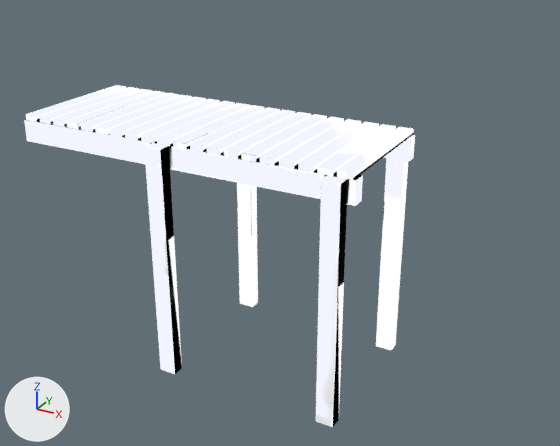
One commit to the Blender file CannonBall/CannonBall/assets/Models/Environment/Platforms/Platforms.blend: the scene before it, then after it.
Rendered twice from a 50 mm lens placed at (4.26, -11.4, 4.07), pointed at (-4.06, 3.73, -3.5). Arrows for +X, +Y and +Z are at lower left; the lights stay in place.

Script lines for the objects in view, before the commit:
```python
me_cube_003 = bpy.data.meshes.new('Cube.003')
me_cube_003.from_pydata(...)  # 224 vertices, 172 faces; spans x -6.78..0.0, y -1.53..1.61, z -4.5..0.1
me_cube_003.materials.append(mat_ao)
ob_cube_002 = bpy.data.objects.new('Cube.002', me_cube_003)
ob_cube_002.location = (0.0, 0.0, 0.0)
_m = ob_cube_002.modifiers.new('Bevel', 'BEVEL')
_m.width = 0.01
_m.width_pct = 0.01
_m.segments = 5
_m.limit_method = 'NONE'
_m.spread = 0.0
_m = ob_cube_002.modifiers.new('Triangulate', 'TRIANGULATE')
```
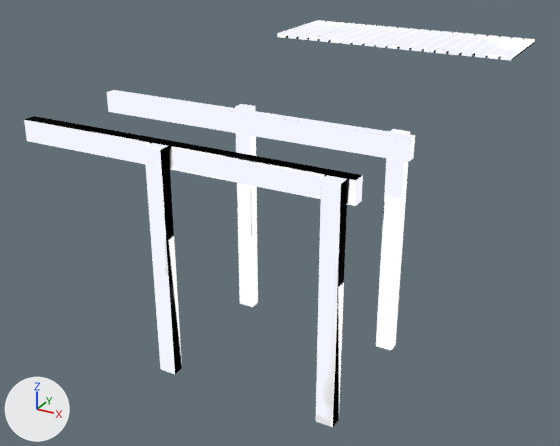
Changed parts and their boxes (x1, y1, x2, y2) in the pictures (560 x 446 px; the box of a moved part takes in the faces that stretch with it):
'Cube.002', reshaped (31% wider, 19% taller): before (24, 85, 415, 427); after (24, 20, 535, 427)
part 1 of me_cube_003, moved or reshaped: before (26, 85, 126, 122); after (277, 20, 325, 38)
part 2 of me_cube_003, moved or reshaped: before (39, 87, 140, 124); after (288, 21, 336, 39)
part 3 of me_cube_003, moved or reshaped: before (81, 93, 179, 132); after (320, 24, 365, 42)
part 4 of me_cube_003, moved or reshaped: before (67, 91, 165, 129); after (309, 23, 355, 41)
part 5 of me_cube_003, moved or reshaped: before (53, 89, 152, 127); after (298, 22, 345, 40)
part 6 of me_cube_003, moved or reshaped: before (95, 95, 192, 135); after (330, 25, 376, 43)
part 7 of me_cube_003, moved or reshaped: before (110, 96, 206, 137); after (341, 26, 386, 44)
part 8 of me_cube_003, moved or reshaped: before (125, 99, 220, 140); after (353, 26, 397, 46)
part 9 of me_cube_003, moved or reshaped: before (173, 105, 264, 149); after (388, 29, 429, 49)
part 10 of me_cube_003, moved or reshaped: before (157, 103, 249, 146); after (376, 28, 418, 48)
part 11 of me_cube_003, moved or reshaped: before (141, 101, 235, 143); after (364, 27, 408, 47)
part 12 of me_cube_003, moved or reshaped: before (190, 107, 280, 153); after (400, 30, 441, 50)
part 13 of me_cube_003, moved or reshaped: before (206, 110, 295, 156); after (411, 31, 452, 51)
part 14 of me_cube_003, moved or reshaped: before (224, 112, 311, 159); after (424, 32, 463, 53)
part 15 of me_cube_003, moved or reshaped: before (241, 114, 327, 162); after (436, 33, 475, 54)
part 16 of me_cube_003, moved or reshaped: before (260, 117, 344, 166); after (448, 34, 486, 55)
part 17 of me_cube_003, moved or reshaped: before (279, 119, 361, 169); after (462, 35, 499, 57)
part 18 of me_cube_003, moved or reshaped: before (298, 122, 379, 173); after (475, 36, 511, 58)
part 19 of me_cube_003, moved or reshaped: before (317, 124, 396, 176); after (488, 37, 523, 59)
part 20 of me_cube_003, moved or reshaped: before (337, 127, 414, 180); after (501, 38, 535, 61)

Patch to the scene script:
```diff
--- a/CannonBall/CannonBall/assets/Models/Environment/Platforms/Platforms.blend.py
+++ b/CannonBall/CannonBall/assets/Models/Environment/Platforms/Platforms.blend.py
@@ me_cube_003 @@
 me_cube_003.from_pydata(...)  # 224 vertices, 172 faces; spans x -6.78..0.0, y -1.53..1.61, z -4.5..0.1
 # used by ob_cube_002; location = (0.0, 0.0, 0.0)
+# me_cube_003 part 1: the loose piece of 8 vertices spanning x -6.72..-6.45, y -1.31..1.3, z -0.02..0.1 is moved by (0.0, 9.72, 0.0)
+# me_cube_003 part 2: the loose piece of 8 vertices spanning x -6.37..-6.09, y -1.31..1.3, z -0.02..0.1 is moved by (0.0, 9.72, 0.0)
+# me_cube_003 part 3: the loose piece of 8 vertices spanning x -5.37..-5.09, y -1.31..1.3, z -0.02..0.1 is moved by (0.0, 9.72, 0.0)
+# me_cube_003 part 4: the loose piece of 8 vertices spanning x -5.7..-5.43, y -1.31..1.3, z -0.02..0.1 is moved by (0.0, 9.72, 0.0)
+# me_cube_003 part 5: the loose piece of 8 vertices spanning x -6.04..-5.76, y -1.31..1.3, z -0.02..0.1 is moved by (0.0, 9.72, 0.0)
+# me_cube_003 part 6: the loose piece of 8 vertices spanning x -5.03..-4.76, y -1.31..1.31, z -0.02..0.1 is moved by (0.0, 9.72, 0.0)
+# me_cube_003 part 7: the loose piece of 8 vertices spanning x -4.7..-4.43, y -1.31..1.3, z -0.02..0.1 is moved by (0.0, 9.72, 0.0)
+# me_cube_003 part 8: the loose piece of 8 vertices spanning x -4.36..-4.09, y -1.31..1.3, z -0.02..0.1 is moved by (0.0, 9.72, 0.0)
+# me_cube_003 part 9: the loose piece of 8 vertices spanning x -3.34..-3.06, y -1.31..1.3, z -0.02..0.1 is moved by (0.0, 9.72, 0.0)
+# me_cube_003 part 10: the loose piece of 8 vertices spanning x -3.68..-3.4, y -1.31..1.3, z -0.02..0.1 is moved by (0.0, 9.72, 0.0)
+# me_cube_003 part 11: the loose piece of 8 vertices spanning x -4.01..-3.74, y -1.31..1.3, z -0.02..0.1 is moved by (0.0, 9.72, 0.0)
+# me_cube_003 part 12: the loose piece of 8 vertices spanning x -3.0..-2.72, y -1.31..1.3, z -0.02..0.1 is moved by (0.0, 9.72, 0.0)
+# me_cube_003 part 13: the loose piece of 8 vertices spanning x -2.67..-2.39, y -1.31..1.3, z -0.02..0.1 is moved by (0.0, 9.72, 0.0)
+# me_cube_003 part 14: the loose piece of 8 vertices spanning x -2.33..-2.05, y -1.31..1.3, z -0.02..0.1 is moved by (0.0, 9.72, 0.0)
+# me_cube_003 part 15: the loose piece of 8 vertices spanning x -2.0..-1.72, y -1.31..1.3, z -0.02..0.1 is moved by (0.0, 9.72, 0.0)
+# me_cube_003 part 16: the loose piece of 8 vertices spanning x -1.66..-1.38, y -1.31..1.3, z -0.02..0.1 is moved by (0.0, 9.72, 0.0)
+# me_cube_003 part 17: the loose piece of 8 vertices spanning x -1.31..-1.04, y -1.31..1.3, z -0.02..0.1 is moved by (0.0, 9.72, 0.0)
+# me_cube_003 part 18: the loose piece of 8 vertices spanning x -0.97..-0.69, y -1.31..1.3, z -0.02..0.1 is moved by (0.0, 9.72, 0.0)
+# me_cube_003 part 19: the loose piece of 8 vertices spanning x -0.64..-0.37, y -1.31..1.3, z -0.02..0.1 is moved by (0.0, 9.72, 0.0)
+# me_cube_003 part 20: the loose piece of 8 vertices spanning x -0.31..-0.04, y -1.31..1.3, z -0.02..0.1 is moved by (0.0, 9.72, 0.0)
 me_cube_003.materials.append(mat_ao)
```
